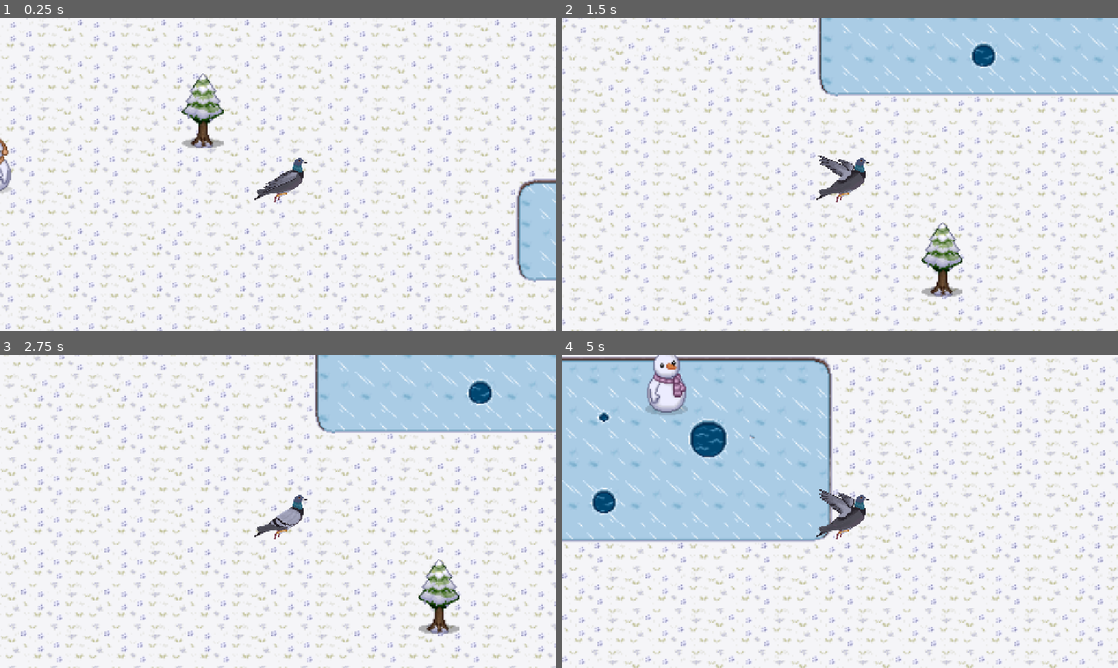
Above: before the commit, frames 1-4 (two rows, left to right).
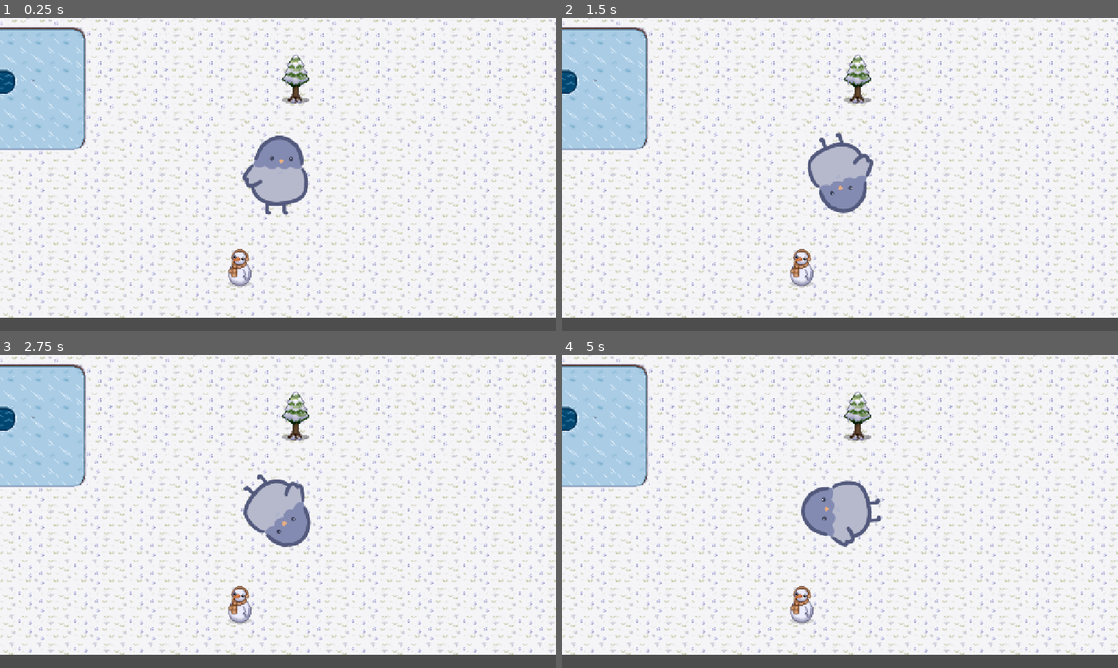
Above: after the commit, the same moments.

Repository: atabzo/penguin-in-snow
Game: Godot game, scene res://scenes/main_scene.tscn
Same seed, same stepped clock (60 frames per second), same inputs: the game is played once before the commit and once after it. This scene is started directly instead of the project's main scene.
Inputs:
- Up to frame 1 (0.25 s): no input
- Up to frame 2 (1.5 s): tap Enter (ui_accept) at 0.5, 0.6, 0.77, 1.07 s; hold Right (move_right) from 0.53 s (still down); tap Alt at 1.35 s
- Up to frame 3 (2.75 s): tap Enter (ui_accept) at 1.52, 1.55, 1.82, 2.3 s; release Right (move_right) at 2.03 s; hold Left (move_left) from 2.03 s (still down); tap Shift at 2.1 s
- Up to frame 4 (5 s): release Left (move_left) at 2.78 s; hold Right (move_right) 2.78-4.28 s; tap Enter (ui_accept) at 2.85, 3.02, 3.32, 3.77, 3.8, 4.07, 4.52, 4.55, 4.82 s; tap Alt at 3.6 s; hold Left (move_left) from 4.28 s (still down); tap Shift at 4.35 s

The runs differ from the first frame. In frame 1, 30% of the frame differs, in the area x 0-100%, y 0-100%; in frame 2, 39%; in frame 3, 37%; in frame 4, 40%.

Commit message:
Added inputs

Diff:
--- a/scenes/main_scene.tscn
+++ b/scenes/main_scene.tscn
@@ -1,10 +1,14 @@
-[gd_scene load_steps=10 format=3 uid="uid://cdfaf3v28p7i5"]
+[gd_scene load_steps=14 format=3 uid="uid://cdfaf3v28p7i5"]
 
 [ext_resource type="Texture2D" uid="uid://dci1vgsovxr3d" path="res://assets/BG/bg1.jpg" id="1_7ykc4"]
 [ext_resource type="Texture2D" uid="uid://dce0ny6i0l6si" path="res://assets/Winter/spritesheet.png" id="2_pu3yx"]
 [ext_resource type="Texture2D" uid="uid://dteutsypy36jn" path="res://assets/Winter/Terrain/Ice/Ice.png" id="3_gubc5"]
 [ext_resource type="PackedScene" uid="uid://coytmnnqpcdj0" path="res://scenes/pigeon.tscn" id="4_pu3yx"]
-[ext_resource type="Script" uid="uid://rtm1vxly7ybc" path="res://scripts/pigeon.gd" id="5_gubc5"]
+[ext_resource type="Texture2D" path="res://assets/MDrawnAssets/BirdOnTree.png" id="5_c1pb6"]
+[ext_resource type="Texture2D" path="res://assets/MDrawnAssets/FallenTree.png" id="6_6wevv"]
+[ext_resource type="Texture2D" path="res://assets/MDrawnAssets/Light.png" id="7_e1cbu"]
+[ext_resource type="Texture2D" path="res://assets/MDrawnAssets/Snowman.png" id="8_mngbo"]
+[ext_resource type="Texture2D" path="res://assets/MDrawnAssets/Tree.png" id="9_4w45t"]
 
 [sub_resource type="TileSetAtlasSource" id="TileSetAtlasSource_rt2n2"]
 texture = ExtResource("2_pu3yx")
@@ -611,18 +615,42 @@
 layer_1/name = "Layer1"
 layer_1/tile_data = PackedInt32Array(851966, 1048576, 8, 917502, 1048576, 9, 851967, 1114112, 8, 917503, 1114112, 9, 10 …(1347 unchanged characters)…
 
-[node name="CharacterBody2D" parent="." instance=ExtResource("4_pu3yx")]
-position = Vector2(-405.99997, 171.99998)
-scale = Vector2(0.05, 0.05)
-script = ExtResource("5_gubc5")
-
-[node name="Camera2D" type="Camera2D" parent="CharacterBody2D"]
-position = Vector2(0, 100)
-scale = Vector2(19.999998, 19.999998)
-zoom = Vector2(3, 3)
-
 [node name="StaticBody2D" type="StaticBody2D" parent="."]
 
 [node name="CollisionShape2D" type="CollisionShape2D" parent="StaticBody2D"]
 position = Vector2(7, 416.5)
 shape = SubResource("RectangleShape2D_gubc5")
+
+[node name="Design" type="Node2D" parent="."]
+
+[node name="BirdOnTree" type="Sprite2D" parent="."]
+position = Vector2(237, 278)
+scale = Vector2(0.3053435, 0.3053435)
+texture = ExtResource("5_c1pb6")
+
+[node name="FallenTree" type="Sprite2D" parent="."]
+position = Vector2(-184.00002, 186)
+scale = Vector2(0.23626372, 0.2362637)
+texture = ExtResource("6_6wevv")
+
+[node name="Light" type="Sprite2D" parent="."]
+position = Vector2(542.00006, 85)
+scale = Vector2(0.40591398, 0.40591398)
+texture = ExtResource("7_e1cbu")
+
+[node name="Snowman" type="Sprite2D" parent="."]
+position = Vector2(487.125, 127)
+scale = Vector2(0.27150542, 0.24551971)
+texture = ExtResource("8_mngbo")
+
+[node name="Tree" type="Sprite2D" parent="."]
+position = Vector2(322.3125, 233.91609)
+scale = Vector2(0.28869858, 0.28869858)
+texture = ExtResource("9_4w45t")
+
+[node name="Pigeon" parent="." instance=ExtResource("4_pu3yx")]
+position = Vector2(300, 315)
+scale = Vector2(0.6, 0.6)
+
+[node name="Camera2D" type="Camera2D" parent="Pigeon"]
+zoom = Vector2(2, 2)
--- a/scenes/pigeon.tscn
+++ b/scenes/pigeon.tscn
@@ -1,36 +1,13 @@
-[gd_scene load_steps=10 format=3 uid="uid://coytmnnqpcdj0"]
+[gd_scene load_steps=5 format=3 uid="uid://coytmnnqpcdj0"]
 
-[ext_resource type="Texture2D" uid="uid://doo1c3ylsk60e" path="res://assets/Pigeon/Pigeon/Pigeon_fly/Pigeon_fly_1.png" id="1_jdx28"]
-[ext_resource type="Texture2D" uid="uid://c5o5l8q7dwhxf" path="res://assets/Pigeon/Pigeon/Pigeon_fly/Pigeon_fly_2.png" id="2_mi3ta"]
-[ext_resource type="Texture2D" uid="uid://b5q8r1mvdjgfh" path="res://assets/Pigeon/Pigeon/Pigeon_fly/Pigeon_fly_3.png" id="3_1qlm5"]
-[ext_resource type="Texture2D" uid="uid://bf4but8fcrm5a" path="res://assets/Pigeon/Pigeon/Pigeon_fly/Pigeon_fly_4.png" id="4_cj7ct"]
-[ext_resource type="Texture2D" uid="uid://cg2tdf0niamc2" path="res://assets/Pigeon/Pigeon/Pigeon_fly/Pigeon_fly_5.png" id="5_dvbny"]
-[ext_resource type="Texture2D" uid="uid://q2t18ai3jowh" path="res://assets/Pigeon/Pigeon/Pigeon_fly/Pigeon_fly_6.png" id="6_14xdm"]
-
-[sub_resource type="AtlasTexture" id="AtlasTexture_hq2ed"]
-atlas = ExtResource("1_jdx28")
-region = Rect2(0, 0, 1080, 1080)
+[ext_resource type="Script" uid="uid://rtm1vxly7ybc" path="res://scripts/pigeon.gd" id="1_mi3ta"]
+[ext_resource type="Texture2D" uid="uid://6fg7o05mw1mj" path="res://assets/MDrawnAssets/Bird/Idle_Animationleft.png" id="2_ga46t"]
 
 [sub_resource type="SpriteFrames" id="SpriteFrames_d47kj"]
 animations = [{
 "frames": [{
 "duration": 1.0,
-"texture": SubResource("AtlasTexture_hq2ed")
-}, {
-"duration": 1.0,
-"texture": ExtResource("2_mi3ta")
-}, {
-"duration": 1.0,
-"texture": ExtResource("3_1qlm5")
-}, {
-"duration": 1.0,
-"texture": ExtResource("4_cj7ct")
-}, {
-"duration": 1.0,
-"texture": ExtResource("5_dvbny")
-}, {
-"duration": 1.0,
-"texture": ExtResource("6_14xdm")
+"texture": ExtResource("2_ga46t")
 }],
 "loop": true,
 "name": &"default",
@@ -38,16 +15,17 @@
 }]
 
 [sub_resource type="RectangleShape2D" id="RectangleShape2D_2so0f"]
-size = Vector2(863, 929)
+size = Vector2(64, 77)
 
-[node name="CharacterBody2D" type="CharacterBody2D"]
+[node name="Pigeon" type="CharacterBody2D"]
+script = ExtResource("1_mi3ta")
 
 [node name="AnimatedSprite2D" type="AnimatedSprite2D" parent="."]
+scale = Vector2(0.5, 0.5)
 sprite_frames = SubResource("SpriteFrames_d47kj")
 autoplay = "default"
-frame = 5
 frame_progress = 0.27517754
 
 [node name="CollisionShape2D" type="CollisionShape2D" parent="."]
-position = Vector2(11.5, 41.5)
+position = Vector2(-2, 0.5)
 shape = SubResource("RectangleShape2D_2so0f")
--- a/scripts/pigeon.gd
+++ b/scripts/pigeon.gd
@@ -1,25 +1,42 @@
 extends CharacterBody2D
 
+@export var move_speed := 200.0
+@export var turn_speed := 3.0
+@export var fly_speed := 150.0
+@export var max_height := 200.0
 
-const SPEED = 300.0
-const JUMP_VELOCITY = -400.0
+var height := 0.0
 
+@onready var animated_sprite := $AnimatedSprite2D
 
-func _physics_process(delta: float) -> void:
-	# Add the gravity.
-	if not is_on_floor():
-		velocity += get_gravity() * delta
+func _physics_process(delta):
+	# TURN (A / D)
+	var turn_input := Input.get_axis("move_left", "move_right")
+	rotation += turn_input * turn_speed * delta
 
-	# Handle jump.
-	if Input.is_action_just_pressed("ui_accept") and is_on_floor():
-		velocity.y = JUMP_VELOCITY
+	# FORWARD MOVEMENT (W)
+	var forward := Input.get_action_strength("move_forward")
+	var direction := Vector2.UP.rotated(rotation)
+	velocity = direction * forward * move_speed
 
-	# Get the input direction and handle the movement/deceleration.
-	# As good practice, you should replace UI actions with custom gameplay actions.
-	var direction := Input.get_axis("ui_left", "ui_right")
-	if direction:
-		velocity.x = direction * SPEED
+	# FLY UP / DOWN (Space / Shift)
+	if Input.is_action_pressed("fly_up"):
+		height += fly_speed * delta
+	if Input.is_action_pressed("fly_down"):
+		height -= fly_speed * delta
+
+	height = clamp(height, 0.0, max_height)
+
+	# VISUAL FLY EFFECT
+	animated_sprite.position.y = -height
+	animated_sprite.scale = Vector2.ONE * (1.0 + height / 600.0)
+
+	# ANIMATIONS
+	if height > 10:
+		animated_sprite.play("fly")
+	elif forward > 0:
+		animated_sprite.play("walk")
 	else:
-		velocity.x = move_toward(velocity.x, 0, SPEED)
+		animated_sprite.play("idle")
 
 	move_and_slide()
Binary file added: assets/MDrawnAssets/Bird/Idle_Animationleft.png
Not shown, added: assets/MDrawnAssets/Bird/Idle_Animationleft.png.import
Binary file added: assets/MDrawnAssets/Decorations/BirdOnTree.png
Not shown, added: assets/MDrawnAssets/Decorations/BirdOnTree.png.import
Binary file added: assets/MDrawnAssets/Decorations/FallenTree.png
Not shown, added: assets/MDrawnAssets/Decorations/FallenTree.png.import
Binary file added: assets/MDrawnAssets/Decorations/Light.png
Not shown, added: assets/MDrawnAssets/Decorations/Light.png.import
Binary file added: assets/MDrawnAssets/Decorations/Snowman.png
Not shown, added: assets/MDrawnAssets/Decorations/Snowman.png.import
Binary file added: assets/MDrawnAssets/Decorations/Tree.png
Not shown, added: assets/MDrawnAssets/Decorations/Tree.png.import
